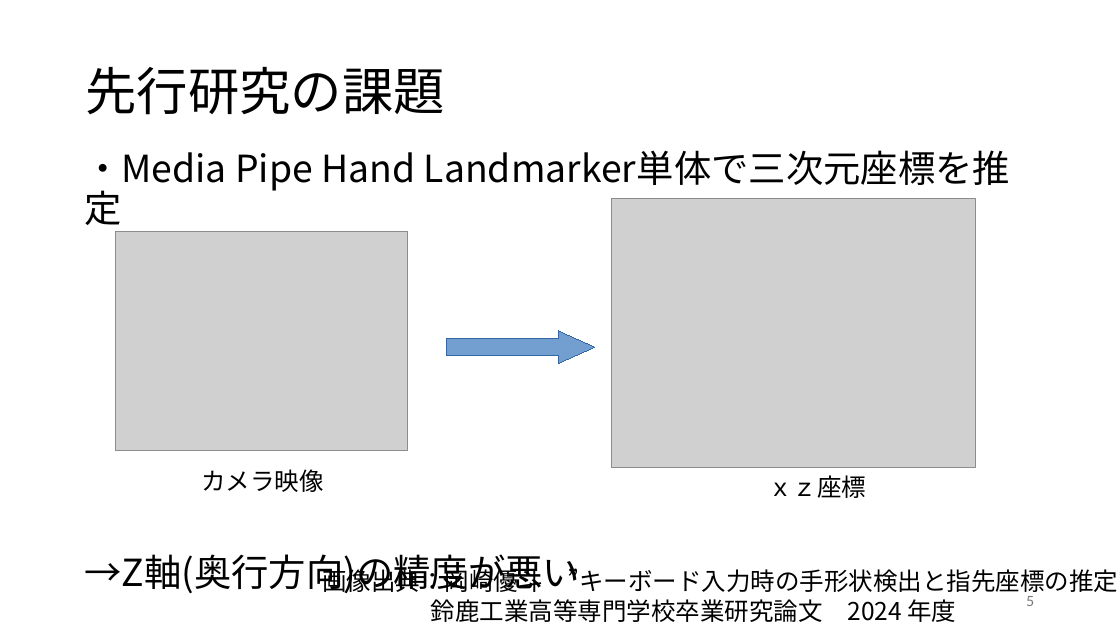
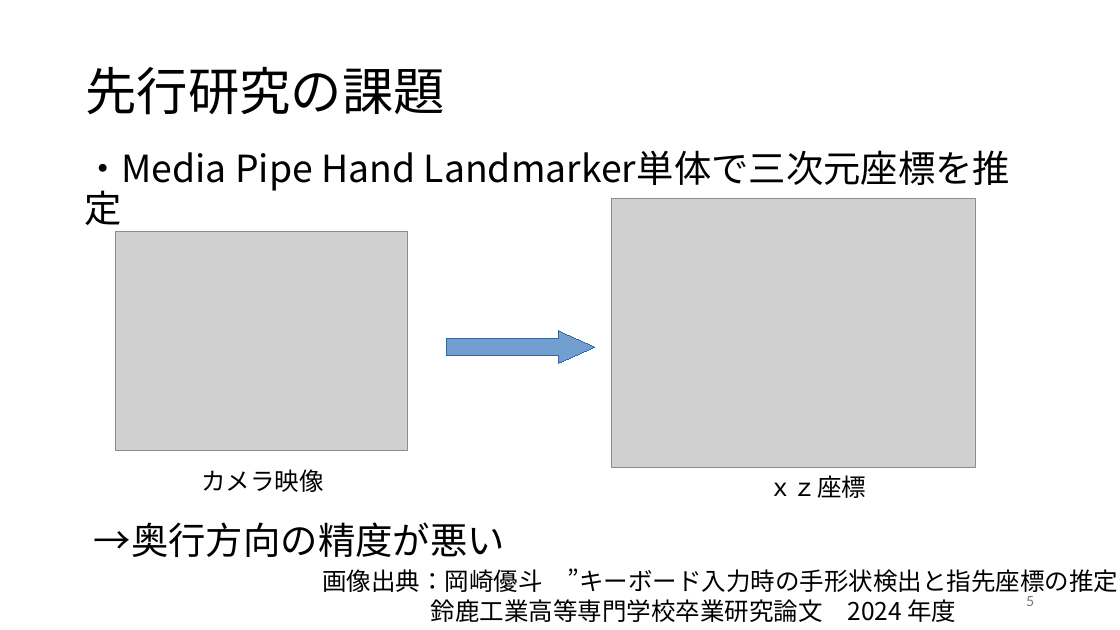
Before and after one commit to hagi711/Graduation-Research, a slide deck: slide 5 of 中間発表 (2).pptx. Drawn at 1120x630 pixels with LibreOffice and Linux fonts; fonts in the diff are those of the drawing; grey boxes stand for pictures. Boxes give left, top, right and bottom in pixels: in the first picture for what was removed or moved away, otherwise in the second. Text is boxed around its words. In the diff, an @@ line names an element or a change of style, - is before the commit and + after.

```diff
--- a/中間発表 (2).pptx
+++ b/中間発表 (2).pptx
@@ text "・Media Pipe Hand Landmarker単体で三次元座標を推定" at <box>84,152,415,192</box>: indent changed @@
@@ text added at <box>94,522,505,557</box>, 32 pt, text #000000 @@
+→奥行方向の精度が悪い
@@ text at <box>84,554,580,593</box>: paragraph removed @@
-→Z軸(奥行方向)の精度が悪い
```
Also in this commit, not shown: 7 other slides changed.
